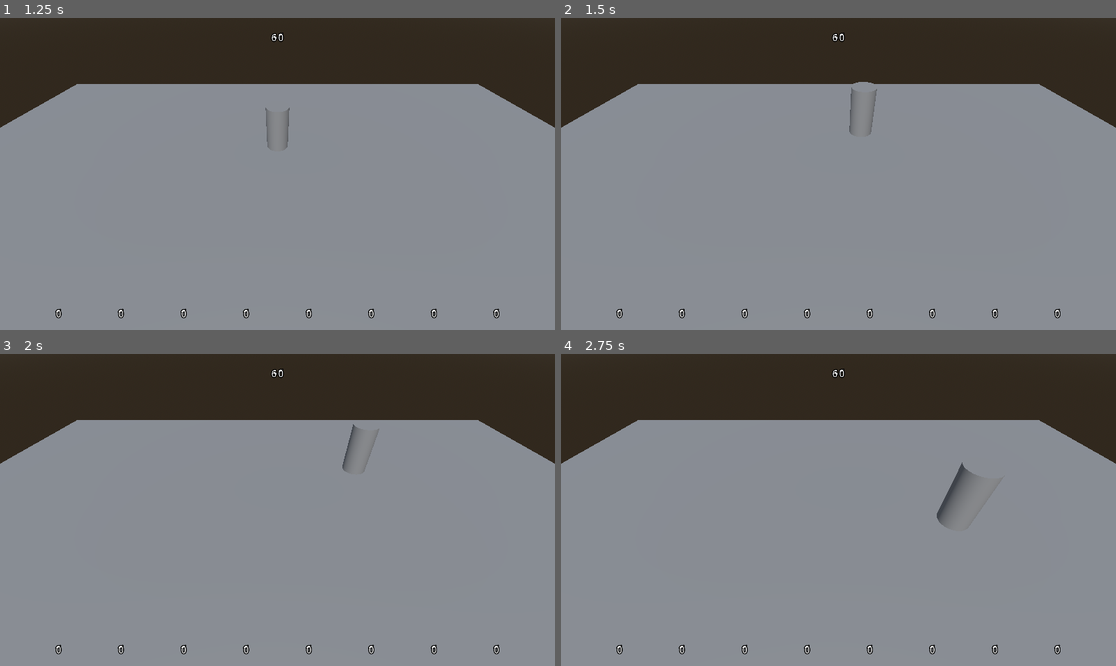
Above: before the commit, frames 1-4 (two rows, left to right).
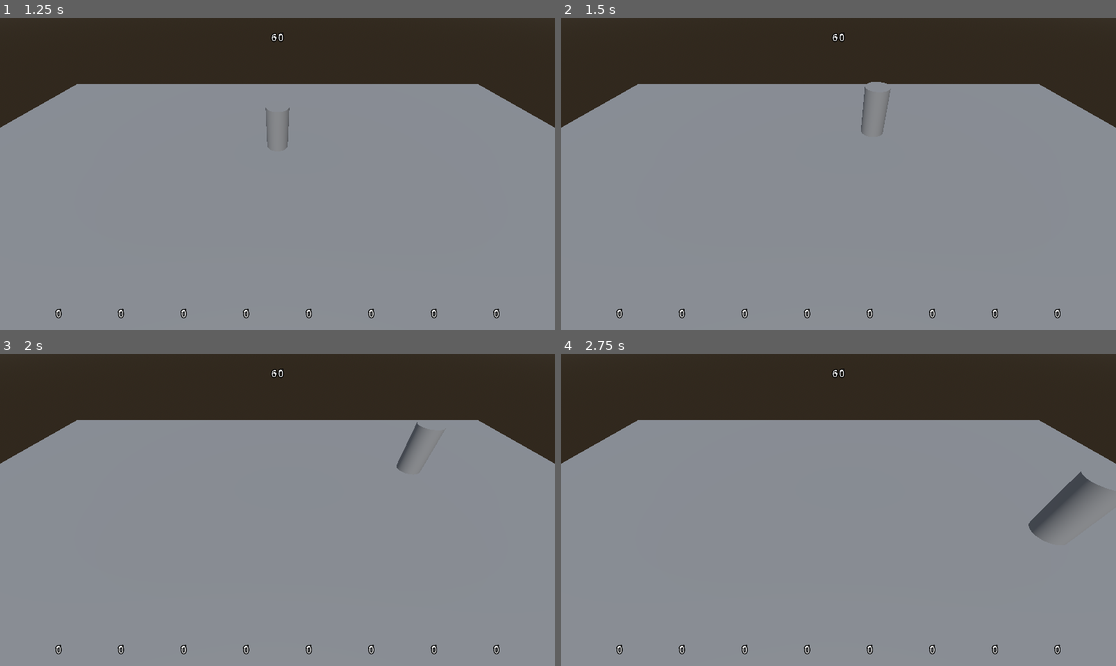
Above: after the commit, the same moments.

Repository: 80hdgames/GGJ-2023
Game: Godot game, scene res://Scenes/Start.tscn
Same seed, same stepped clock (60 frames per second), same inputs: the game is played once before the commit and once after it.
Inputs:
- Up to frame 1 (1.25 s): click "Play" at 0.5 s
- Up to frame 2 (1.5 s): tap Enter (ui_accept) at 1.25 s; hold Right (ui_right) from 1.28 s (still down); tap Shift (desktop1_boost, bound only after the commit) at 1.35 s
- Up to frame 3 (2 s): keep holding Right (ui_right); tap Enter (ui_accept) at 1.52 s
- Up to frame 4 (2.75 s): release Right (ui_right) at 2.03 s; hold Down (ui_down) from 2.03 s (still down); tap Shift (desktop1_boost, bound only after the commit) at 2.1 s; tap Enter (ui_accept) at 2.27 s

Frame 1 is identical in both runs. In frame 2, 0.3% of the frame differs, in the area x 51-60%, y 20-38%; in frame 3, 0.5%; in frame 4, 1.7%, in the area x 67-99%, y 34-60%.

Commit message:
Squashed commit of the following:
commit 250effcacfe580f85add53799716cf3bc53635a6
Merge: a1204c8 aabee2f
Author: Chris Gengler <tayrtahn@gmail.com>
Date:   Tue Jan 31 12:17:56 2023 -0500

    Merge branch 'main' into Boost

commit a1204c82421672b96ddc4145417aa1159850b9e3
Author: Chris Gengler <tayrtahn@gmail.com>
Date:   Tue Jan 31 12:16:54 2023 -0500

    Added ability to use temporary speed boosts

Diff:
--- a/GGJ-2023-Project/Scripts/Player.gd
+++ b/GGJ-2023-Project/Scripts/Player.gd
@@ -4,16 +4,22 @@
 const SPEED = 5.0
 const JUMP_VELOCITY = 4.5
 const TITLE_SCREEN_SCENE = Constants.TITLE_SCREEN_SCENE
+const MAX_BOOST = 1
+const BOOST_SPEED = 4
+const BOOST_RECHARGE_RATE = 0.01
+const BOOST_BURN_RATE = 0.02
 
 # Get the gravity from the project settings to be synced with RigidBody nodes.
 var gravity = ProjectSettings.get_setting("physics/3d/default_gravity")
-
-
+var boostCharge = MAX_BOOST
+var isBoosting = false
 
 func _input(event):
 	if event.is_action_pressed("ui_cancel"):
 		SceneManager.go_to(TITLE_SCREEN_SCENE)
 
+func can_boost():
+	return boostCharge >= 1 and !isBoosting
 
 
 func _physics_process(delta):
@@ -25,13 +31,25 @@
 	if Input.is_action_just_pressed("ui_accept") and is_on_floor():
 		velocity.y = JUMP_VELOCITY
 
+	if Input.is_action_just_pressed("desktop1_boost") and can_boost():
+		isBoosting = true
+
+	if isBoosting:
+		boostCharge = max(0, boostCharge - BOOST_BURN_RATE)
+		if boostCharge <= 0:
+			isBoosting = false
+	else:
+		boostCharge = min(boostCharge + BOOST_RECHARGE_RATE, MAX_BOOST)
+
+	var boost = BOOST_SPEED if isBoosting else 0
+
 	# Get the input direction and handle the movement/deceleration.
 	# As good practice, you should replace UI actions with custom gameplay actions.
 	var input_dir = Input.get_vector("ui_left", "ui_right", "ui_up", "ui_down")
 	var direction = (transform.basis * Vector3(input_dir.x, 0, input_dir.y)).normalized()
 	if direction:
-		velocity.x = direction.x * SPEED
-		velocity.z = direction.z * SPEED
+		velocity.x = direction.x * (SPEED + boost)
+		velocity.z = direction.z * (SPEED + boost)
 	else:
 		velocity.x = move_toward(velocity.x, 0, SPEED)
 		velocity.z = move_toward(velocity.z, 0, SPEED)
--- a/GGJ-2023-Project/project.godot
+++ b/GGJ-2023-Project/project.godot
@@ -104,6 +104,11 @@
 "events": [Object(InputEventKey,"resource_local_to_scene":false,"resource_name":"","device":-1,"window_id":0,"alt_pressed":false,"shift_pressed":false,"ctrl_pressed":false,"meta_pressed":false,"pressed":false,"keycode":0,"physical_keycode":68,"key_label":0,"unicode":100,"echo":false,"script":null)
 ]
 }
+desktop1_boost={
+"deadzone": 0.5,
+"events": [Object(InputEventKey,"resource_local_to_scene":false,"resource_name":"","device":-1,"window_id":0,"alt_pressed":false,"shift_pressed":false,"ctrl_pressed":false,"meta_pressed":false,"pressed":false,"keycode":0,"physical_keycode":4194325,"key_label":0,"unicode":0,"echo":false,"script":null)
+]
+}
 desktop2_up={
 "deadzone": 0.5,
 "events": [Object(InputEventKey,"resource_local_to_scene":false,"resource_name":"","device":-1,"window_id":0,"alt_press …(182 unchanged characters)…
